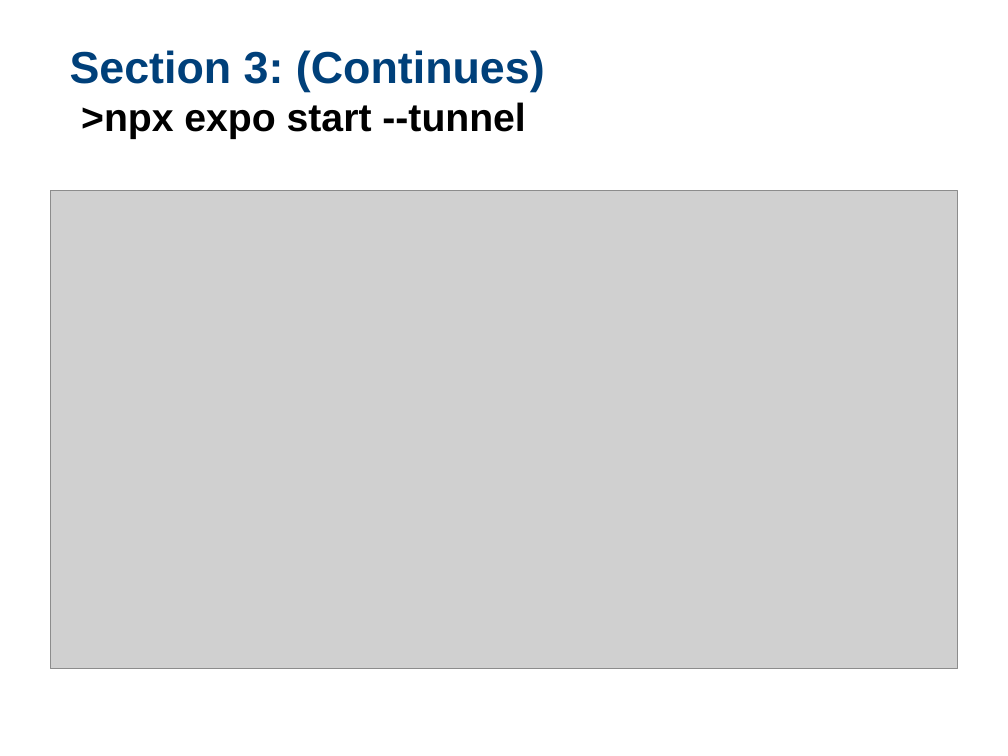
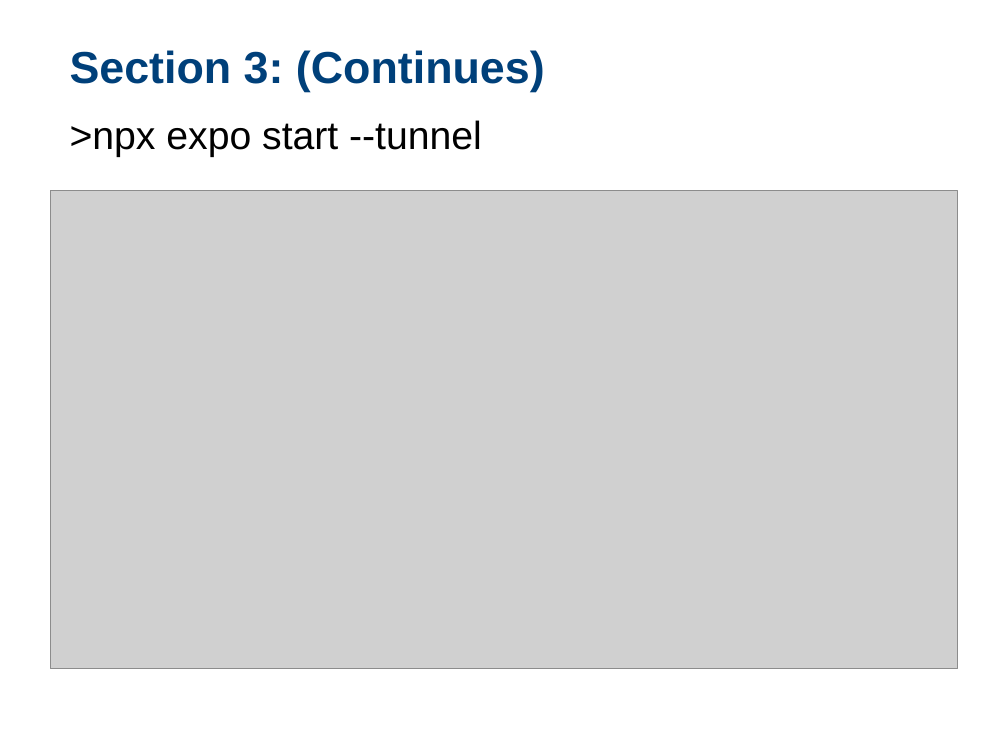
Before and after one commit to samchung0117/sigite2023-example, a slide deck: slide 20 of 02 HOS/ACM SIGITE 2023 HOS.pptx. Drawn at 1008x756 pixels with LibreOffice and Linux fonts; fonts in the diff are those of the drawing; grey boxes stand for pictures; background and template pictures are left out. Boxes give left, top, right and bottom in pixels: in the first picture for what was removed or moved away, otherwise in the second. Text is boxed around its words. In the diff, an @@ line names an element or a change of style, - is before the commit and + after.

```diff
--- a/02 HOS/ACM SIGITE 2023 HOS.pptx
+++ b/02 HOS/ACM SIGITE 2023 HOS.pptx
@@ text ">npx expo start --tunnel": place and size @@
-text ">npx expo start --tunnel" at <box>81,102,525,139</box>
+text ">npx expo start --tunnel" at <box>70,120,482,157</box>
@@ text ">npx expo start --tunnel" at <box>70,120,482,157</box>: bold off @@
```
Also in this commit, not shown: 7 other slides changed.
